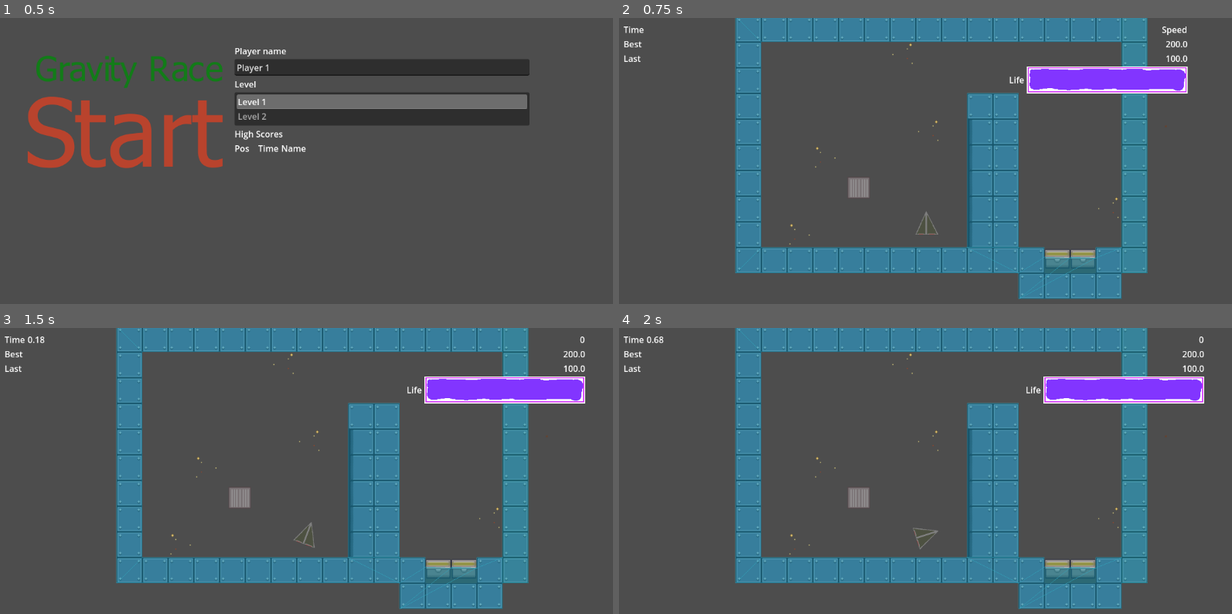
Above: before the commit, frames 1-4 (two rows, left to right).
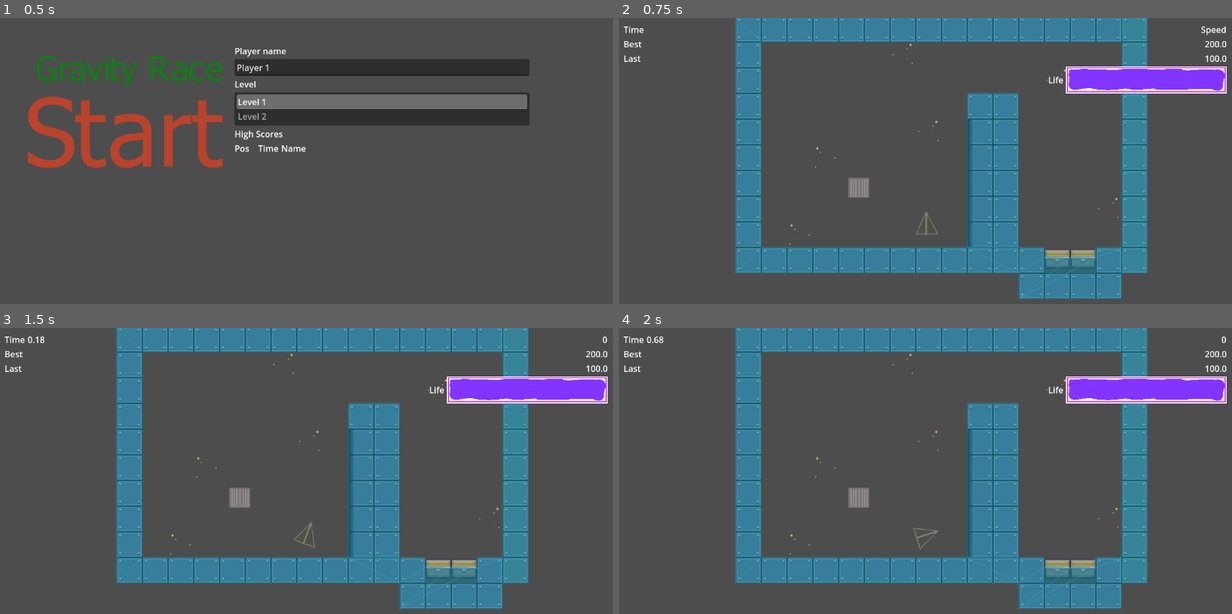
Above: after the commit, the same moments.

Repository: jacksondk/GravityRace
Game: Godot game, scene res://start.tscn
Same seed, same stepped clock (60 frames per second), same inputs: the game is played once before the commit and once after it.
Inputs (mouse positions are in pixels of both pictures, inside the frame that each line leads up to):
- Up to frame 1 (0.5 s): no input
- Up to frame 2 (0.75 s): click (747, 132) at 0.5 s
- Up to frame 3 (1.5 s): tap Enter (ui_accept) at 1.25 s; hold Right (ui_right) from 1.28 s (still down)
- Up to frame 4 (2 s): keep holding Right (ui_right); tap Enter (ui_accept) at 1.52 s

Frame 1 is identical in both runs. In frame 2, 1.7% of the frame differs, in the area x 63-100%, y 2-27%; in frame 3, 1.2%; in frame 4, 1.2%.

Commit message:
In game UI tweaks

Diff:
--- a/InGameUI.tscn
+++ b/InGameUI.tscn
@@ -14,9 +14,10 @@
 mouse_filter = 0
 script = ExtResource("1")
 
-[node name="HBoxContainer" type="HBoxContainer" parent="GUI"]
+[node name="HBoxContainer" type="GridContainer" parent="GUI"]
 layout_mode = 2
 size_flags_horizontal = 3
+columns = 3
 
 [node name="GridContainer" type="GridContainer" parent="GUI/HBoxContainer"]
 layout_mode = 2
@@ -46,9 +47,11 @@
 [node name="VBoxContainer" type="VBoxContainer" parent="GUI/HBoxContainer"]
 custom_minimum_size = Vector2(600, 0)
 layout_mode = 2
+size_flags_horizontal = 3
 
 [node name="VBoxContainer2" type="VBoxContainer" parent="GUI/HBoxContainer"]
 layout_mode = 2
+alignment = 2
 
 [node name="Speed" type="Label" parent="GUI/HBoxContainer/VBoxContainer2"]
 custom_minimum_size = Vector2(400, 0)
